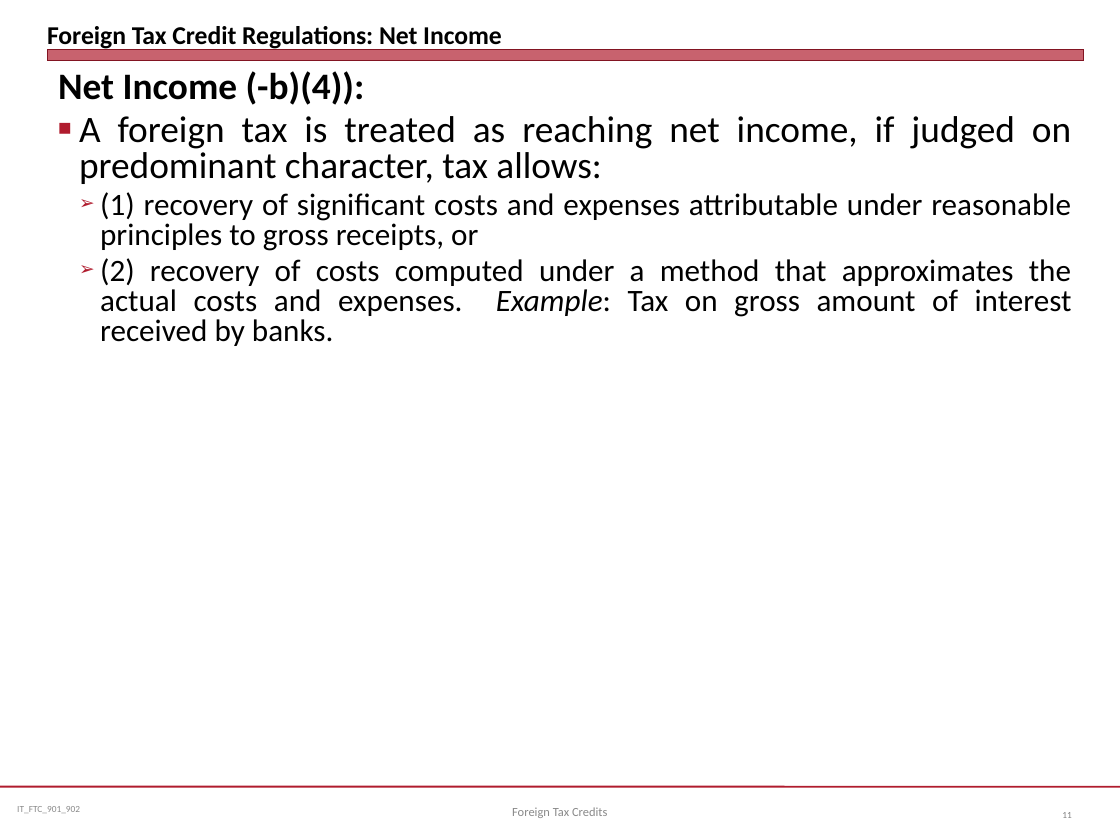
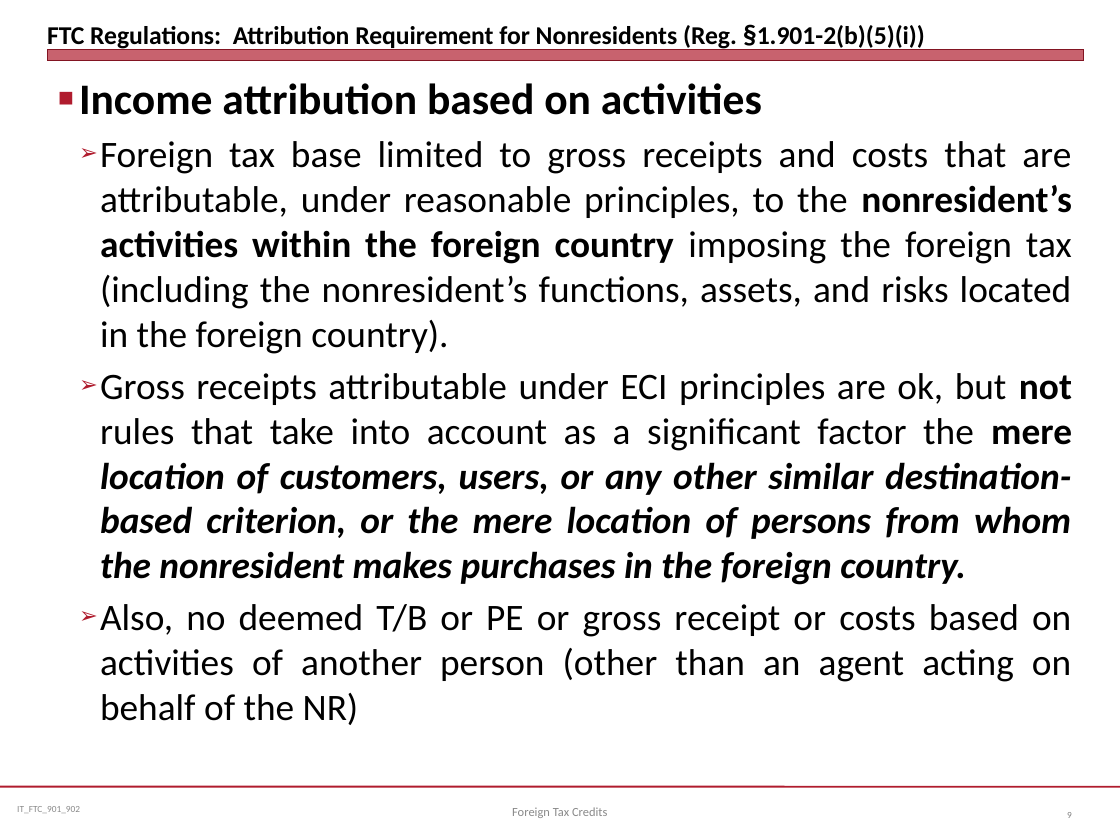
Before and after one commit to jmc877/International-Tax, a slide deck: slide 9 of slides/IT_FTC_901_22.pptx (slide 11 before the commit). Drawn at 1120x840 pixels with LibreOffice and Linux fonts; fonts in the diff are those of the drawing. Boxes give left, top, right and bottom in pixels: in the first picture for what was removed or moved away, otherwise in the second. Text is boxed around its words. In the diff, an @@ line names an element or a change of style, - is before the commit and + after.

```diff
--- a/slides/IT_FTC_901_22.pptx
+++ b/slides/IT_FTC_901_22.pptx
@@ title at bbox=[47, 25, 925, 50]: text changed @@
-Foreign Tax Credit Regulations: Net Income
+FTC Regulations: Attribution Requirement for Nonresidents (Reg. §1.901-2(b)(5)(i))
@@ text at bbox=[79, 83, 1072, 725]: text changed; size 20 to 24 pt @@
-Net Income (-b)(4)):
-■ A foreign tax is treated as reaching net income, if judged on predominant character, tax allows:
-  ➢ (1) recovery of significant costs and expenses attributable under reasonable principles to gross receipts, or
-  ➢ (2) recovery of costs computed under a method that approximates the actual costs and expenses. Example: Tax on gross amount of interest received by banks.
+■ Income attribution based on activities
+  ➢ Foreign tax base limited to gross receipts and costs that are attributable, under reasonable principles, to the nonresident’s activities within the foreign country imposing the foreign tax (including the nonresident’s functions, assets, and risks located in the foreign country).
+  ➢ Gross receipts attributable under ECI principles are ok, but not rules that take into account as a significant factor the mere location of customers, users, or any other similar destination- based criterion, or the mere location of persons from whom the nonresident makes purchases in the foreign country.
+  ➢ Also, no deemed T/B or PE or gross receipt or costs based on activities of another person (other than an agent acting on behalf of the NR)
@@ page number at bbox=[1067, 812, 1072, 818]: text changed @@
-11
+9
```
Also in this commit, not shown: 10 other slides changed, 3 slides added, 5 slides removed, 3 other files.
